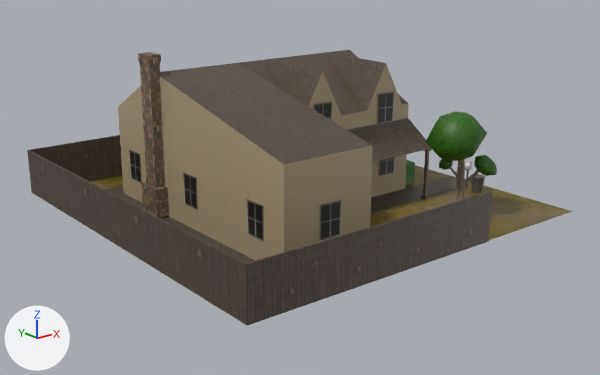
What one commit did to the FBX model Assets/Models/House 3.fbx.
Rendered twice from a 50 mm lens placed at (-12.88, -16.4, 6.9), pointed at (-0.12, -0.44, 0.52). The axes (+X, +Y, +Z) are drawn at lower left. The lights are the same throughout. Where no turn or scale is listed for an object, it has been applied to the vertices.

Objects in the first picture: 'Building.002', 'Fence.002', 'Ground.002', 'Sidewalk.002', 'Tree.002', 'Window.019', 'Window.022', 'Window.026'.
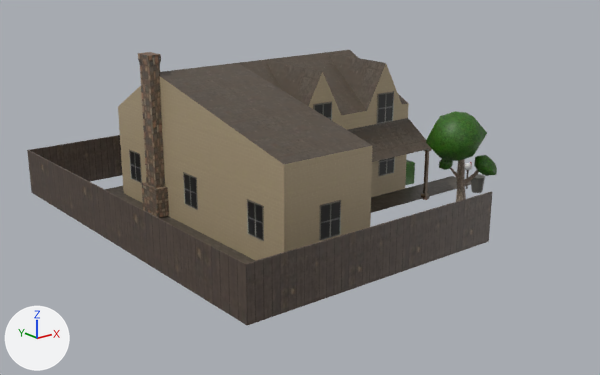
Commit message: House Stuff

What differs and where, as boxes [x1, y1, x2, y2] in the pictures (600 x 375 px):
'Ground.002', deleted: before [33, 165, 572, 325]

The change in detail:
Object 'Ground.002' (ob_ground_002) is deleted.
